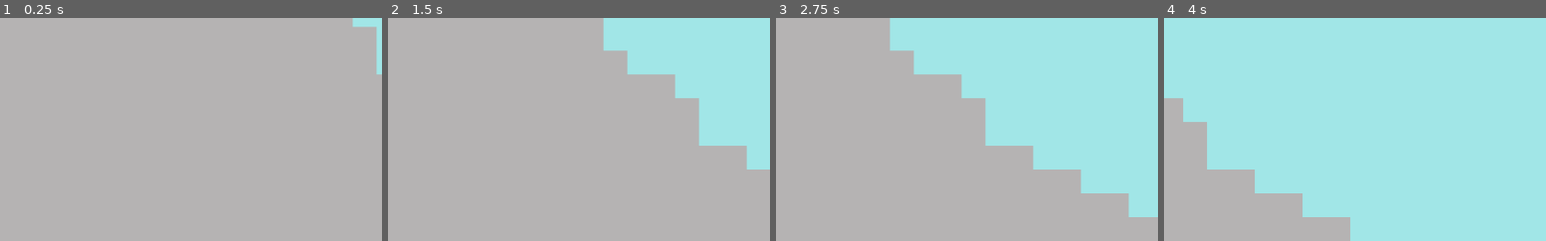
Above: before the commit, frames 1-4 (left to right).
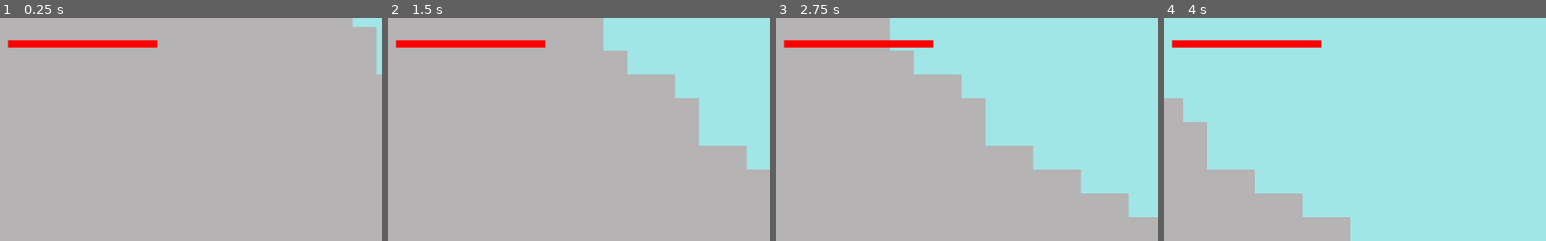
Above: after the commit, the same moments.

Repository: DarknessCatt/Lost-Soul
Game: Godot game, scene res://Maps/Prototype_Mountain/Prototype_Mountain.tscn
Two runs of this game, one before a commit and one after it. Both use one fixed random seed, a clock stepped at 60 frames per second and the inputs below. The project has no main scene, so this scene is started directly.
Inputs:
- Up to frame 1 (0.25 s): no input
- Up to frame 2 (1.5 s): tap Enter at 0.5 s; hold C (hero_attack) 0.53-1.28 s; hold Right (hero_right) from 0.53 s (still down); tap Z (hero_jump) at 0.77 s; tap D (hero_heart) at 1.35 s
- Up to frame 3 (2.75 s): tap Z (hero_jump) at 1.52 s; release Right (hero_right) at 2.03 s; hold Left (hero_left) from 2.03 s (still down); hold C (hero_attack) from 2.03 s (still down)
- Up to frame 4 (4 s): release Left (hero_left) at 2.78 s; release C (hero_attack) at 2.78 s; hold Right (hero_right) from 2.78 s (still down); tap D (hero_heart) at 2.85 s; tap Z (hero_jump) at 3.02, 3.77 s; hold C (hero_attack) from 3.53 s (still down)
The pictures show only the part of the screen within x 5-55%, y 0-50%; the shares and areas given below are measured in that part.

The runs differ from the first frame. In frame 1, 1.3% of the frame differs, in the area x 2-42%, y 9-14%; in frame 2, 1.3%; in frame 3, 1.4%; in frame 4, 1.5%.

Commit message:
Initial HUD

Diff:
--- a/Lost_Soul/Entities/Hero/Hero.gd
+++ b/Lost_Soul/Entities/Hero/Hero.gd
@@ -10,10 +10,10 @@
 var max_crystal_heart : int = 0
 var crystal_heart : int = max_crystal_heart
 
-#Movement
-var speed : Vector2 = Vector2(0,0)
+##Signals
+signal heart_collected()
 
-#Attributes
+##Functions
 func _crystal_heart_collected():
 	max_crystal_heart += 1
 	crystal_heart += 1
@@ -23,6 +23,7 @@
 	_change_anim("PowerUp")
 
 	on_cutscene = true
+	emit_signal("heart_collected")
 
 func _use_heart():
 	if crystal_heart > 0:
@@ -33,10 +34,15 @@
 func _powerup_end():
 	on_cutscene = false
 
+
+#Movement
+var speed : Vector2 = Vector2(0,0)
+
 #FSM
 onready var cur_state : Node  = $States/Falling
 export(bool) var on_cutscene : bool = false
 
+##Functions
 func _input(event):
 	if not on_cutscene:
 
--- /dev/null
+++ b/Lost_Soul/HUD/Player_Status/Components/Heart_Counter/Heart_Counter.tscn
@@ -0,0 +1,75 @@
+[gd_scene load_steps=3 format=2]
+
+[sub_resource type="Animation" id=1]
+resource_name = "Available"
+loop = true
+tracks/0/type = "value"
+tracks/0/path = NodePath("Heart:scale")
+tracks/0/interp = 2
+tracks/0/loop_wrap = true
+tracks/0/imported = false
+tracks/0/enabled = true
+tracks/0/keys = {
+"times": PoolRealArray( 0, 0.5, 1 ),
+"transitions": PoolRealArray( 1, 1, 1 ),
+"update": 0,
+"values": [ Vector2( 1, 1 ), Vector2( 1.3, 1.3 ), Vector2( 1, 1 ) ]
+}
+tracks/1/type = "value"
+tracks/1/path = NodePath("Heart:color")
+tracks/1/interp = 1
+tracks/1/loop_wrap = true
+tracks/1/imported = false
+tracks/1/enabled = true
+tracks/1/keys = {
+"times": PoolRealArray( 0 ),
+"transitions": PoolRealArray( 1 ),
+"update": 0,
+"values": [ Color( 0.996078, 0.0313726, 0.00784314, 1 ) ]
+}
+
+[sub_resource type="Animation" id=2]
+resource_name = "Used"
+tracks/0/type = "value"
+tracks/0/path = NodePath("Heart:scale")
+tracks/0/interp = 2
+tracks/0/loop_wrap = true
+tracks/0/imported = false
+tracks/0/enabled = true
+tracks/0/keys = {
+"times": PoolRealArray( 0, 0.2, 0.4, 0.6, 1 ),
+"transitions": PoolRealArray( 1, 1, 1, 1, 1 ),
+"update": 0,
+"values": [ Vector2( 1, 1 ), Vector2( 1.5, 1.5 ), Vector2( 1, 1 ), Vector2( 1.5, 1.5 ), Vector2( 0.8, 0.8 ) ]
+}
+tracks/1/type = "value"
+tracks/1/path = NodePath("Heart:color")
+tracks/1/interp = 1
+tracks/1/loop_wrap = true
+tracks/1/imported = false
+tracks/1/enabled = true
+tracks/1/keys = {
+"times": PoolRealArray( 0, 0.5, 1 ),
+"transitions": PoolRealArray( 1, 1, 1 ),
+"update": 0,
+"values": [ Color( 0.996078, 0.0313726, 0.00784314, 1 ), Color( 0.996078, 0.0313726, 0.00784314, 1 ), Color( 0.64, 0.4512, 0.448, 1 ) ]
+}
+
+[node name="Heart_Counter" type="Control"]
+margin_right = 32.0
+margin_bottom = 32.0
+rect_min_size = Vector2( 32, 32 )
+__meta__ = {
+"_edit_use_anchors_": false
+}
+
+[node name="Heart" type="Polygon2D" parent="."]
+position = Vector2( 16, 16 )
+scale = Vector2( 1.10495, 1.10495 )
+color = Color( 0.996078, 0.0313726, 0.00784314, 1 )
+polygon = PoolVector2Array( 0, -4, 4, -8, 8, -4, 8, 0, 0, 8, -8, 0, -8, -4, -4, -8 )
+
+[node name="Animation" type="AnimationPlayer" parent="."]
+autoplay = "Available"
+anims/Available = SubResource( 1 )
+anims/Used = SubResource( 2 )
--- /dev/null
+++ b/Lost_Soul/HUD/Player_Status/Player_Status.gd
@@ -0,0 +1,12 @@
+extends MarginContainer
+
+const HEART_COUNTER_RES : String = \
+	"res://HUD/Player_Status/Components/Heart_Counter/Heart_Counter.tscn"
+
+
+var heart_list : Array = []
+
+func _increase_hearts():
+	var heart = load(HEART_COUNTER_RES).instance()
+	$Order/Heart_Uses.add_child(heart)
+	heart_list.append(heart)
--- /dev/null
+++ b/Lost_Soul/HUD/Player_Status/Player_Status.tscn
@@ -0,0 +1,45 @@
+[gd_scene load_steps=4 format=2]
+
+[ext_resource path="res://HUD/Player_Status/Player_Status.gd" type="Script" id=1]
+
+[sub_resource type="StyleBoxFlat" id=1]
+bg_color = Color( 1, 0, 0, 1 )
+
+[sub_resource type="StyleBoxFlat" id=2]
+bg_color = Color( 0.88, 0.4488, 0.4488, 0.666667 )
+
+[node name="Player_Status" type="MarginContainer"]
+anchor_right = 1.0
+anchor_bottom = 1.0
+script = ExtResource( 1 )
+__meta__ = {
+"_edit_use_anchors_": false
+}
+
+[node name="Order" type="VBoxContainer" parent="."]
+margin_right = 1024.0
+margin_bottom = 600.0
+custom_constants/separation = 0
+__meta__ = {
+"_edit_use_anchors_": false
+}
+
+[node name="Life_Bar" type="ProgressBar" parent="Order"]
+margin_right = 1024.0
+margin_bottom = 10.0
+rect_min_size = Vector2( 200, 10 )
+custom_styles/fg = SubResource( 1 )
+custom_styles/bg = SubResource( 2 )
+max_value = 100.0
+value = 100.0
+percent_visible = false
+__meta__ = {
+"_edit_use_anchors_": false
+}
+
+[node name="Heart_Uses" type="HBoxContainer" parent="Order"]
+margin_top = 10.0
+margin_right = 1024.0
+margin_bottom = 42.0
+rect_min_size = Vector2( 0, 32 )
+custom_constants/separation = 0
--- a/Lost_Soul/Maps/Prototype_Mountain/Prototype_Mountain.tscn
+++ b/Lost_Soul/Maps/Prototype_Mountain/Prototype_Mountain.tscn
@@ -1,9 +1,10 @@
-[gd_scene load_steps=6 format=2]
+[gd_scene load_steps=7 format=2]
 
 [ext_resource path="res://Entities/Hero/Hero.tscn" type="PackedScene" id=1]
 [ext_resource path="res://Entities/Rock/Rock.tscn" type="PackedScene" id=2]
 [ext_resource path="res://Tilesets/Mountain_Tileset/Mountain_Tileset.tscn" type="PackedScene" id=3]
 [ext_resource path="res://Entities/Crystal_Heart/Crystal_Heart.tscn" type="PackedScene" id=4]
+[ext_resource path="res://HUD/Player_Status/Player_Status.tscn" type="PackedScene" id=5]
 
 [sub_resource type="StyleBoxFlat" id=1]
 bg_color = Color( 0.635294, 0.905882, 0.909804, 1 )
@@ -43,6 +44,12 @@
 position = Vector2( 1588.31, 742.112 )
 
 [node name="Camera2D" type="Camera2D" parent="Hero"]
-visible = false
 position = Vector2( 0, -75 )
 current = true
+
+[node name="Player_Status" parent="Hero/Camera2D" instance=ExtResource( 5 )]
+margin_left = -450.0
+margin_top = -270.0
+margin_right = -250.0
+margin_bottom = -228.0
+[connection signal="heart_collected" from="Hero" to="Hero/Camera2D/Player_Status" method="_increase_hearts"]
